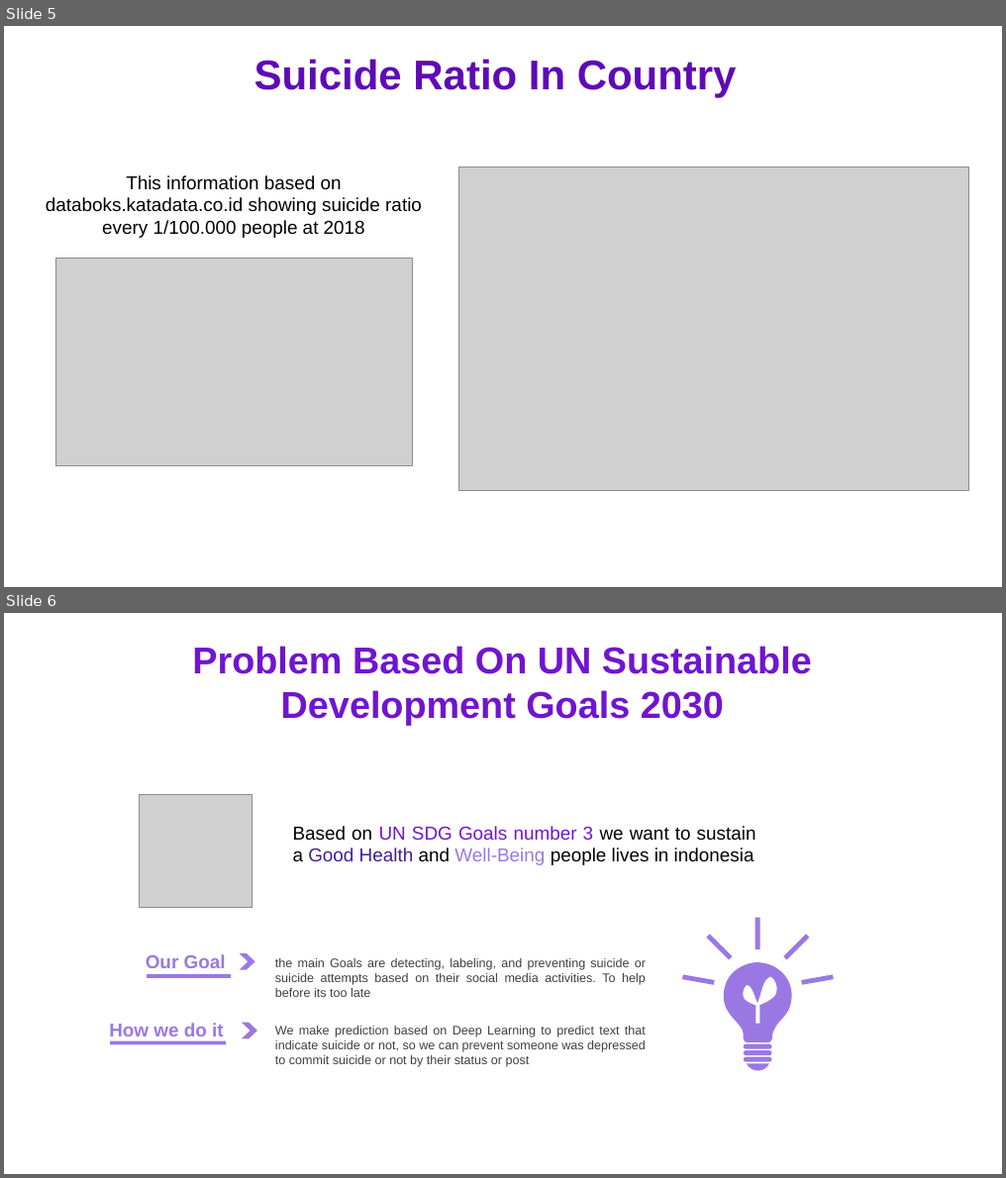
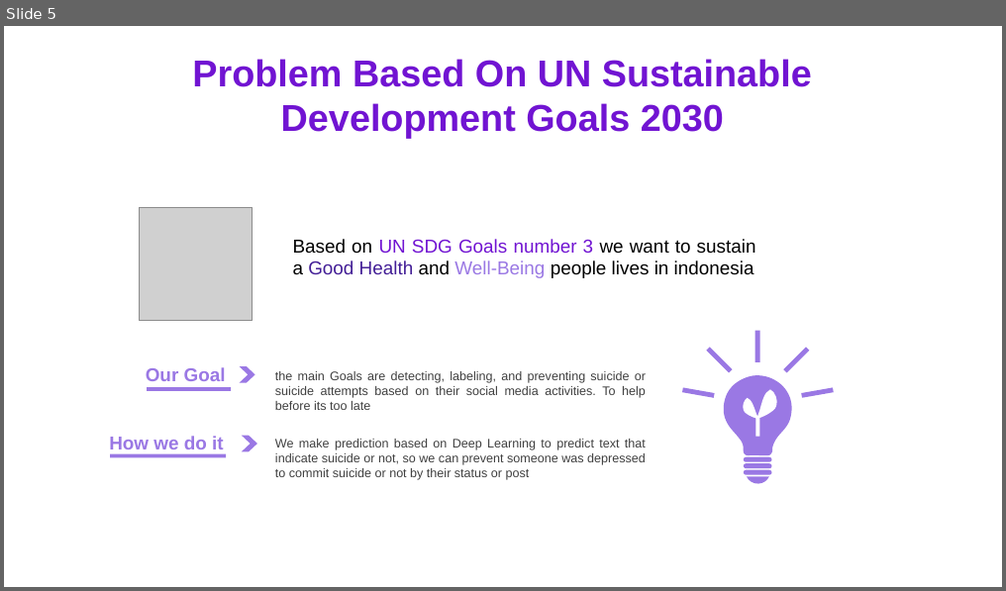
Before and after one commit to ds-dti/DS01_01_Social-Media-Suicide-Indication-Detection, a slide deck: PPT v2 (1).pptx. Shown one above the other, each under a label of ours: slides 5 and 6 before the commit, slide 5 after it. The pictures are 1006x1178 and 1006x591 pixels, drawn with LibreOffice and Linux fonts; fonts in the diff are those of the drawing; grey boxes stand for pictures. Boxes give left, top, right and bottom in pixels: in the first picture for what was removed or moved away, otherwise in the second. Text is boxed around its words. In the diff, an @@ line names an element or a change of style, - is before the commit and + after.

```diff
--- a/PPT v2 (1).pptx
+++ b/PPT v2 (1).pptx
@@ slide 5 removed at <box>4,26,1002,587</box>, background #FFFFFF @@
@@ text removed at <box>254,59,737,97</box> @@
-Suicide Ratio In Country
@@ picture removed at <box>459,168,969,491</box> @@
@@ text removed at <box>46,175,422,238</box> @@
-This information based on databoks.katadata.co.id showing suicide ratio every 1/100.000 people at 2018
@@ picture removed at <box>55,258,412,467</box> @@
@@ what was slide 6 is now slide 5 @@
```
Also in this commit, not shown: 8 slides changed.
